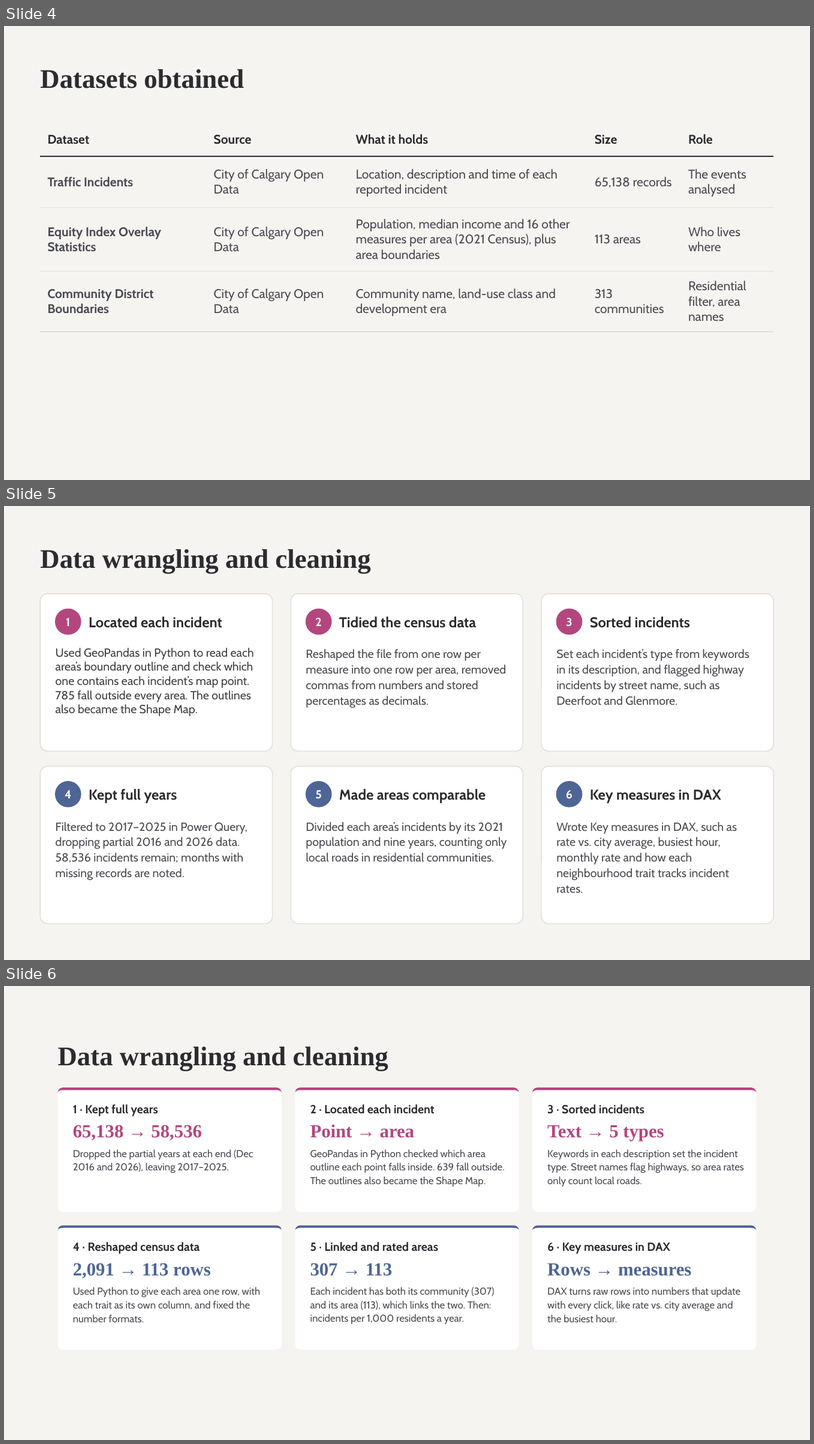
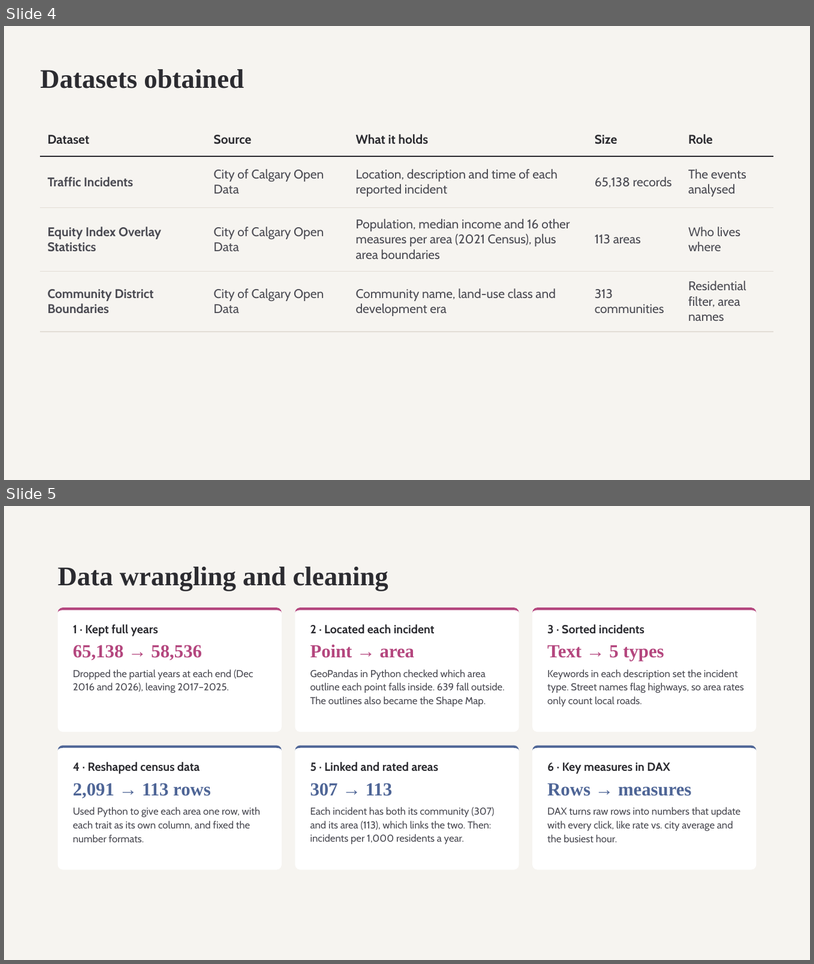
Before and after one commit to AdrianJulve/calgary-traffic-dashboard, a slide deck: Calgary_Traffic_Midpoint.pptx. Shown one above the other, each under a label of ours: slides 4, 5 and 6 before the commit, slides 4 and 5 after it. The pictures are 814x1444 and 814x964 pixels, drawn with LibreOffice and Linux fonts; fonts in the diff are those of the drawing. Boxes give left, top, right and bottom in pixels: in the first picture for what was removed or moved away, otherwise in the second. Text is boxed around its words. In the diff, an @@ line names an element or a change of style, - is before the commit and + after.

Commit message:
removed redundant slide

```diff
--- a/Calgary_Traffic_Midpoint.pptx
+++ b/Calgary_Traffic_Midpoint.pptx
@@ slide 5 removed at (x1=4, y1=506, x2=810, y2=960), background #F6F4F0 @@
@@ title removed at (x1=40, y1=549, x2=371, y2=574) @@
-Data wrangling and cleaning
@@ rounded rectangle removed at (x1=40, y1=594, x2=273, y2=751) @@
@@ rounded rectangle removed at (x1=291, y1=594, x2=524, y2=751) @@
@@ rounded rectangle removed at (x1=542, y1=594, x2=774, y2=751) @@
@@ ellipse removed at (x1=56, y1=609, x2=81, y2=634) @@
@@ ellipse removed at (x1=306, y1=609, x2=332, y2=634) @@
@@ ellipse removed at (x1=557, y1=609, x2=582, y2=634) @@
@@ text removed at (x1=66, y1=618, x2=70, y2=626) @@
-1
@@ text removed at (x1=89, y1=616, x2=222, y2=628) @@
-Located each incident
@@ text removed at (x1=315, y1=618, x2=321, y2=626) @@
-2
@@ text removed at (x1=339, y1=616, x2=476, y2=628) @@
-Tidied the census data
@@ text removed at (x1=566, y1=618, x2=573, y2=627) @@
-3
@@ text removed at (x1=590, y1=616, x2=690, y2=628) @@
-Sorted incidents
@@ text removed at (x1=56, y1=648, x2=254, y2=716) @@
-Used GeoPandas in Python to read each area’s boundary outline and check which one contains each incident’s map point. 785 fall outside every area. The outlines also became the Shape Map.
@@ text removed at (x1=306, y1=649, x2=506, y2=708) @@
-Reshaped the file from one row per measure into one row per area, removed commas from numbers and stored percentages as decimals.
@@ text removed at (x1=557, y1=649, x2=750, y2=705) @@
-Set each incident’s type from keywords in its description, and flagged highway incidents by street name, such as Deerfoot and Glenmore.
@@ rounded rectangle removed at (x1=40, y1=766, x2=273, y2=924) @@
@@ rounded rectangle removed at (x1=291, y1=766, x2=524, y2=924) @@
@@ rounded rectangle removed at (x1=542, y1=766, x2=774, y2=924) @@
@@ ellipse removed at (x1=56, y1=781, x2=81, y2=807) @@
@@ text removed at (x1=65, y1=790, x2=71, y2=798) @@
-4
@@ text removed at (x1=89, y1=789, x2=177, y2=803) @@
-Kept full years
@@ ellipse removed at (x1=306, y1=781, x2=332, y2=807) @@
@@ text removed at (x1=315, y1=790, x2=322, y2=798) @@
-5
@@ text removed at (x1=339, y1=789, x2=486, y2=803) @@
-Made areas comparable
@@ ellipse removed at (x1=557, y1=781, x2=582, y2=807) @@
@@ text removed at (x1=566, y1=790, x2=573, y2=798) @@
-6
@@ text removed at (x1=590, y1=789, x2=722, y2=803) @@
-Key measures in DAX
@@ text removed at (x1=56, y1=822, x2=248, y2=880) @@
-Filtered to 2017–2025 in Power Query, dropping partial 2016 and 2026 data. 58,536 incidents remain; months with missing records are noted.
@@ text removed at (x1=306, y1=822, x2=507, y2=861) @@
-Divided each area’s incidents by its 2021 population and nine years, counting only local roads in residential communities.
@@ text removed at (x1=557, y1=822, x2=738, y2=892) @@
-Wrote Key measures in DAX, such as rate vs. city average, busiest hour, monthly rate and how each neighbourhood trait tracks incident rates.
@@ what was slide 6 is now slide 5 @@
```
Also in this commit, not shown: 1 other file.
